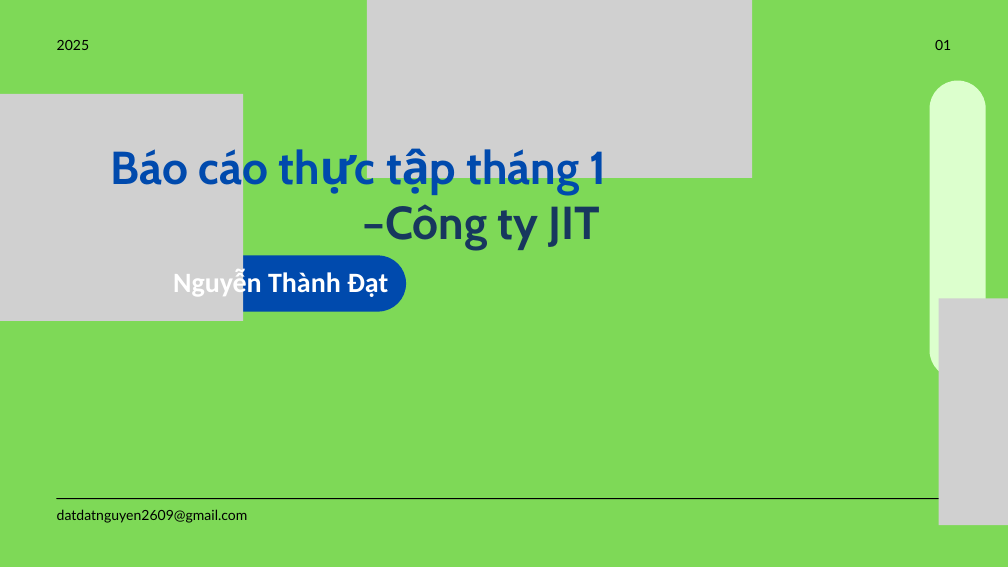
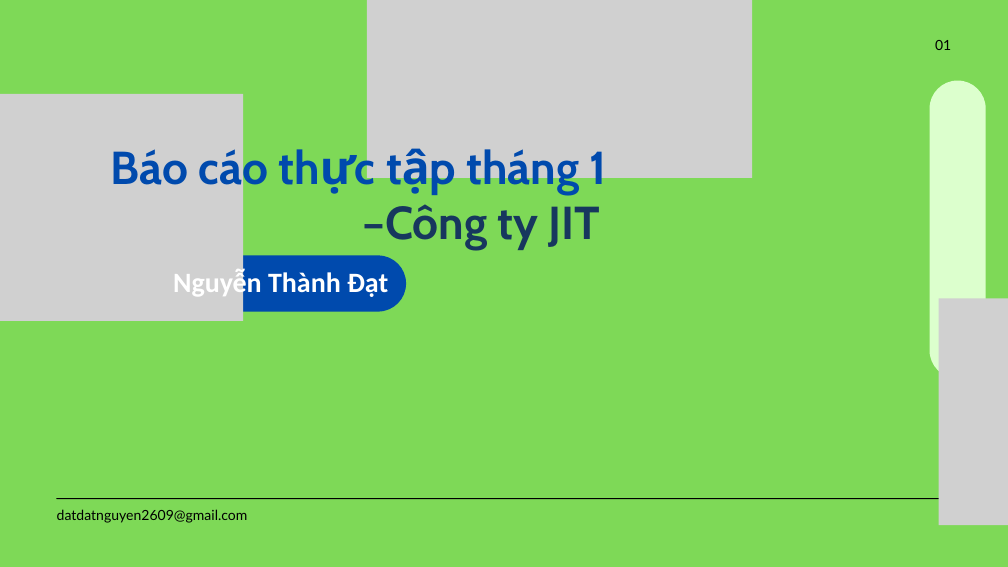
Before and after one commit to datdatnguyen2609/jit_intern, a slide deck: slide 1 of report/monthly_report/first_month_intern_report_nguyenthanhdat.pptx. Drawn at 1008x567 pixels with LibreOffice and Linux fonts; fonts in the diff are those of the drawing; grey boxes stand for pictures. Boxes give left, top, right and bottom in pixels: in the first picture for what was removed or moved away, otherwise in the second. Text is boxed around its words. In the diff, an @@ line names an element or a change of style, - is before the commit and + after.

```diff
--- a/report/monthly_report/first_month_intern_report_nguyenthanhdat.pptx
+++ b/report/monthly_report/first_month_intern_report_nguyenthanhdat.pptx
@@ text removed at (57, 40, 90, 50) @@
-2025
```
Also in this commit, not shown: 7 other slides changed, 6 slides added.
